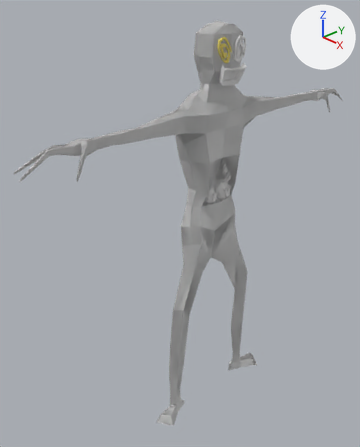
Two versions of the Blender file assets/meshes/characters/creature 1.blend, one commit apart.
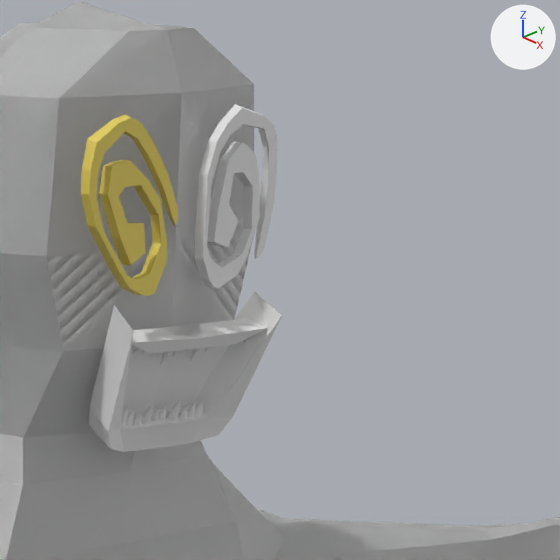
The first picture shows the older version from a 50 mm lens placed at (1.01, -1.108, 0.701), pointed at (-0.085, -0.075, 0.012). The close-ups show both versions on the part from 57% to 80% of the width and 4% to 23% of the height of that picture; other places that the commit changed are outside them. The axes (+X, +Y, +Z) are drawn at upper right. The lights are the same throughout.

Objects in the first close-up: 'Eye 1', 'Eye 2', 'Mouth', 'Sphere.001'.
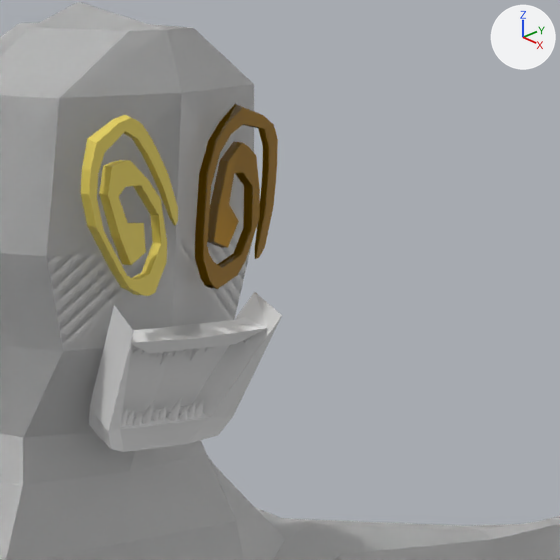
What differs and where, as boxes (x1, y1, x2, y2) in the close-ups (560 x 560 px):
'Eye 2', recoloured (grey to brown): (195, 104, 278, 289) in both

Edits to the bpy script that builds the scene:
```text
Add img_material_003_base_color:
    img_material_003_base_color = load_image('Material.003 Base Color', '_unpacked/Material.003_Base_Color', 1024, 1024, 'sRGB')
Add mat_material_003:
    mat_material_003 = bpy.data.materials.new('Material.003')
    mat_material_003.use_nodes = True; mat_material_003.node_tree.nodes.clear()
    _N = mat_material_003.node_tree.nodes; _L = mat_material_003.node_tree.links
    n0 = _N.new('ShaderNodeBsdfPrincipled'); n0.name = 'Principled BSDF'
    n1 = _N.new('ShaderNodeOutputMaterial'); n1.name = 'Material Output'
    n2 = _N.new('ShaderNodeUVMap'); n2.name = 'UV Map'
    n3 = _N.new('ShaderNodeTexImage'); n3.name = 'Image Texture.001'
    n3.image = img_material_003_base_color
    _L.new(n0.outputs[0], n1.inputs[0])  # 'BSDF' to 'Surface'
    _L.new(n2.outputs[0], n0.inputs[5])  # 'UV' to 'Normal'
    _L.new(n3.outputs[0], n0.inputs[0])  # 'Color' to 'Base Color'
Change me_icosphere_003:
    where me_icosphere_003.from_pydata(...)  # 176 vertices, 110 faces; spans x 0.0756..0.0952, y -0.0824..0.0064, z 0.0109..0.0819
    add me_icosphere_003.materials.append(mat_material_003)
```
